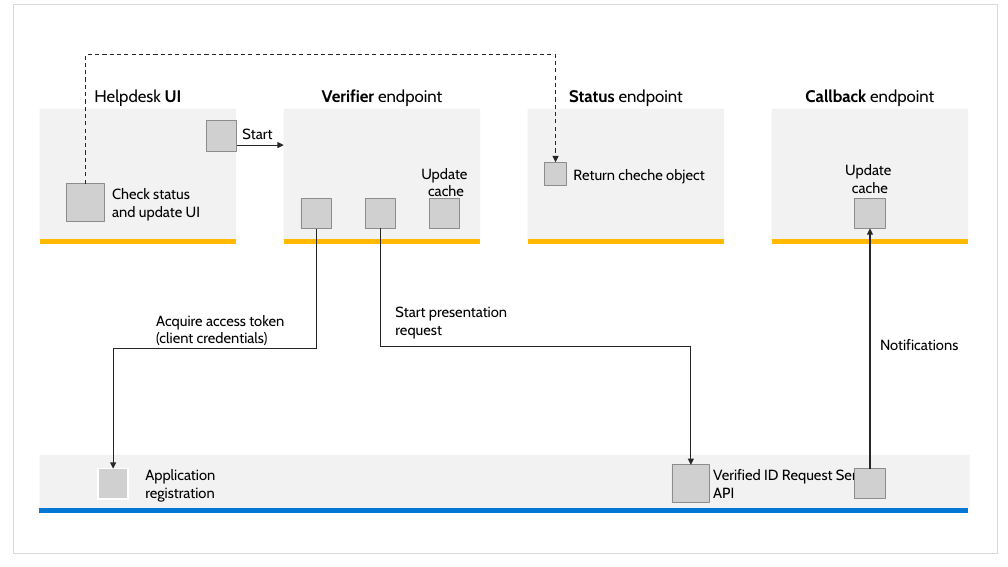
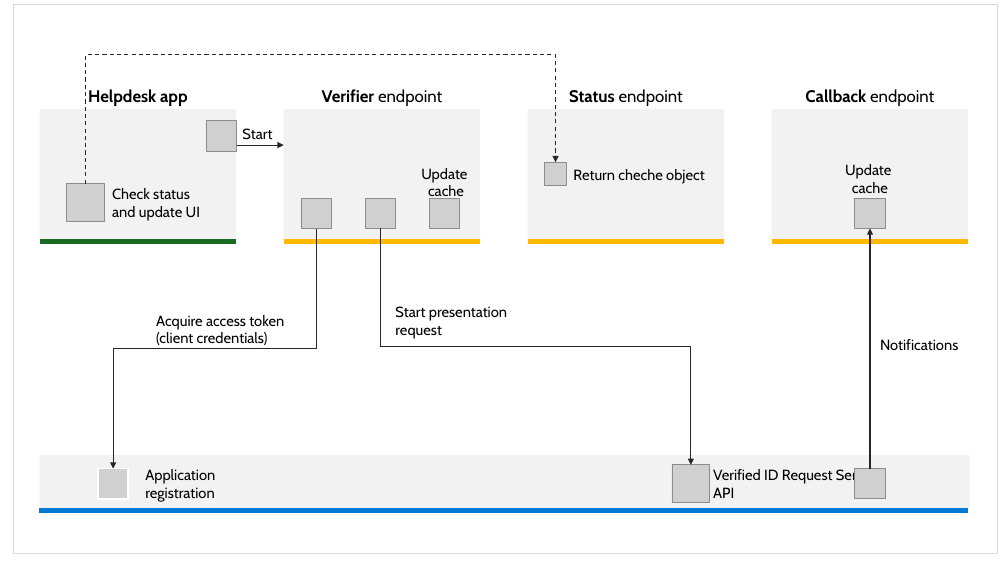
Before and after one commit to yoelhor/vid-logic-app, a slide deck: slide 4 of help/Presentation.pptx (slide 1 before the commit). Drawn at 1008x567 pixels with LibreOffice and Linux fonts; fonts in the diff are those of the drawing; grey boxes stand for pictures. Boxes give left, top, right and bottom in pixels: in the first picture for what was removed or moved away, otherwise in the second. Text is boxed around its words. In the diff, an @@ line names an element or a change of style, - is before the commit and + after.

```diff
--- a/help/Presentation.pptx
+++ b/help/Presentation.pptx
@@ text at bbox=[88, 89, 187, 106]: text changed; bold on @@
-Helpdesk UI
+Helpdesk app
@@ line (40, 242) - (237, 242): stroke #FFB900 4.5 pt to #196B24 4.5 pt @@
```
Also in this commit, not shown: 1 other slide changed, 2 slides added, 2 other files.
